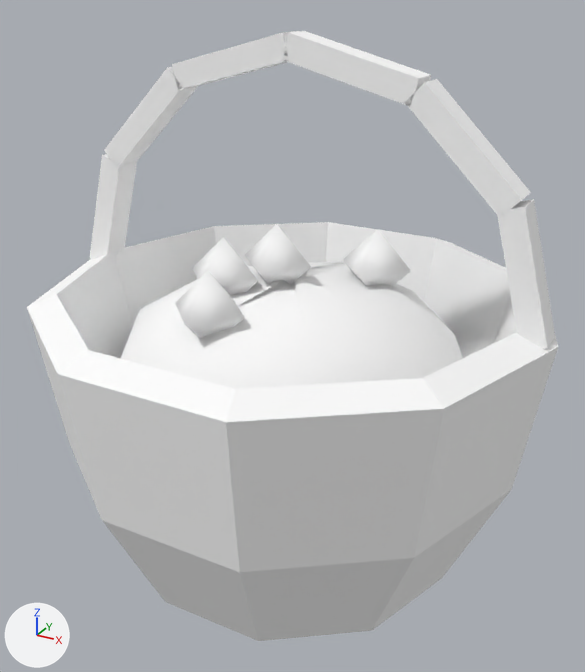
An edit to the glTF model games/yorimichi/assets/belmonte/meshes/SM_BM_BP_Basket.glb, drawn before and after from the same camera.
The view is the same before and after, from a 50 mm lens placed at (0.31, -0.566, 0.485), pointed at (0.003, -0.008, 0.206). The axes (+X, +Y, +Z) are drawn at lower left. The lights are the same throughout. The first picture is the older version. Vertices at exactly the same position are counted once.

Names of what the first picture shows: 'SM_BM_BP_Basket'.
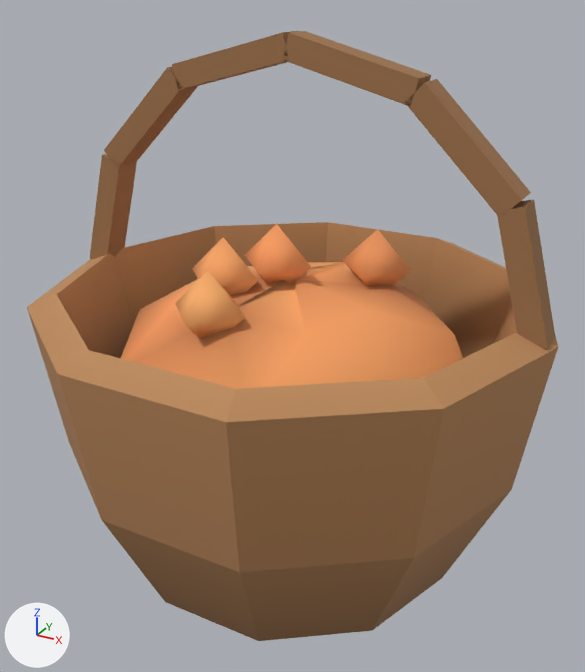
Boxes [x1, y1, x2, y2] around the edits, measured in the pictures (585 x 672 px):
part 1 of me_sm_bp_basket, recoloured (white to brown): [27, 31, 558, 641] in both
part 2 of me_sm_bp_basket, recoloured (white to orange): [27, 224, 558, 422] in both

The change, as a diff of the scene's bpy script:
```diff
--- a/games/yorimichi/assets/belmonte/meshes/SM_BM_BP_Basket.glb.py
+++ b/games/yorimichi/assets/belmonte/meshes/SM_BM_BP_Basket.glb.py
@@ me_sm_bp_basket @@
 me_sm_bp_basket.from_pydata(...)  # 165 vertices, 262 faces; spans x -0.22..0.22, y -0.209..0.209, z 0.0..0.45
 # used by ob_sm_bm_bp_basket; location = (0.0, 0.0, 0.0)
+# me_sm_bp_basket part 1: 164 faces centred in x -0.208..0.208, y -0.203..0.203, z 0.02..0.443 are repainted in the vertex colours; the middle colour goes from white #ffffff to brown #9e734c
+# me_sm_bp_basket part 2: 98 faces centred in x -0.198..0.198, y -0.201..0.201, z 0.17..0.28 are repainted in the vertex colours; the middle colour goes from white #ffffff to orange #fb9f62
 me_sm_bp_basket.materials.append(mat_bm_000_m_vcol_008)
```
